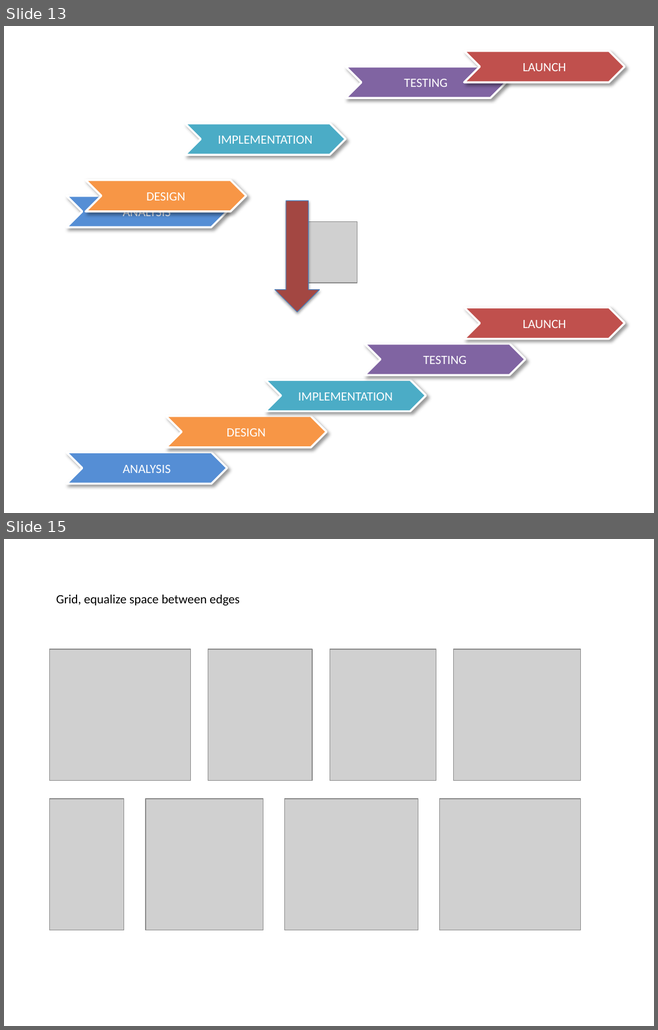
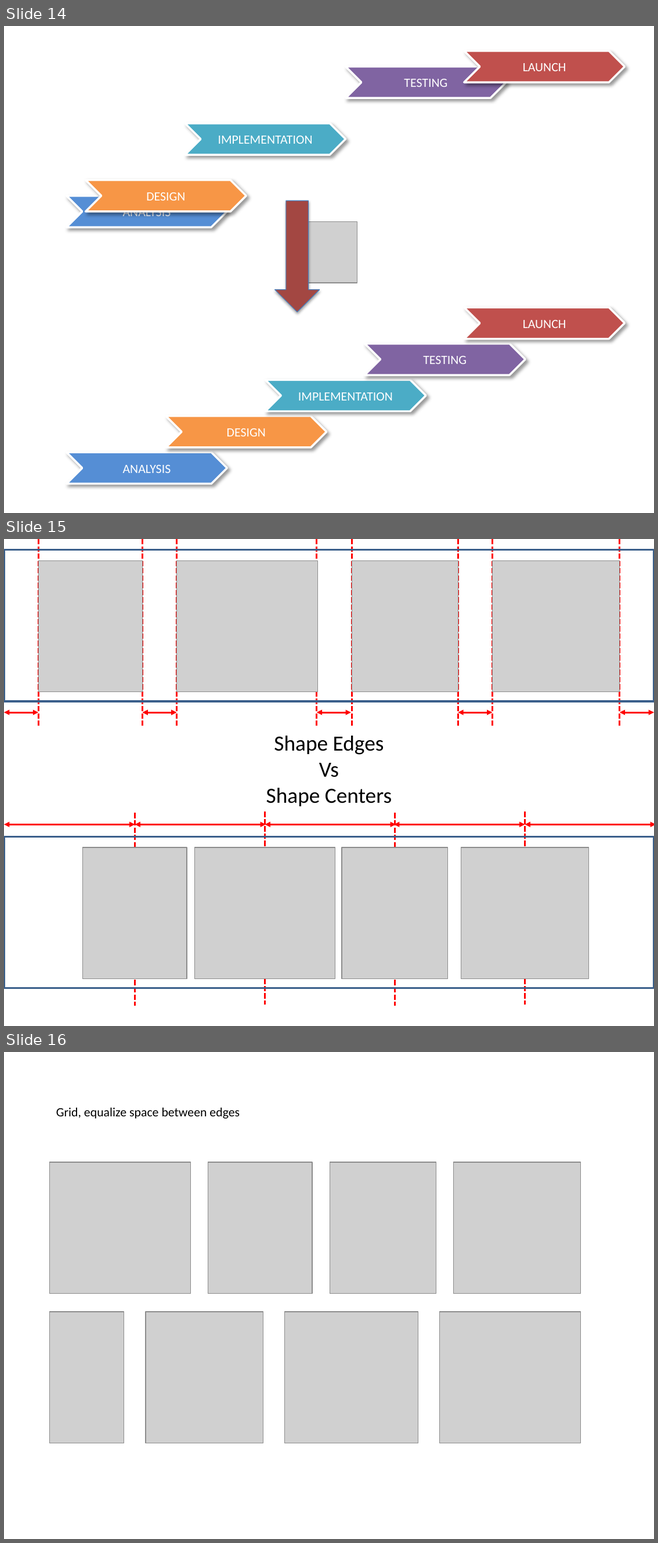
Before and after one commit to PowerPointLabs/PowerPointLabs, a slide deck: doc/Examples-PositionsLab.pptx. Shown one above the other, each under a label of ours: slides 13 and 15 before the commit, slides 14, 15 and 16 after it; the slides between them are not shown. The pictures are 658x1030 and 658x1543 pixels, drawn with LibreOffice and Linux fonts; fonts in the diff are those of the drawing; grey boxes stand for pictures. Boxes give left, top, right and bottom in pixels: in the first picture for what was removed or moved away, otherwise in the second. Text is boxed around its words. In the diff, an @@ line names an element or a change of style, - is before the commit and + after.

```diff
--- a/doc/Examples-PositionsLab.pptx
+++ b/doc/Examples-PositionsLab.pptx
@@ slide 15 added at (4, 539, 654, 1026), background #FFFFFF @@
@@ rectangle added at (4, 550, 654, 701), outline #3A5F8C 2 pt @@
@@ line added from (38, 539) to (38, 727), #FF0000 2 pt dashed @@
@@ line added from (143, 539) to (143, 727), #FF0000 2 pt dashed @@
@@ line added from (177, 539) to (177, 727), #FF0000 2 pt dashed @@
@@ line added from (317, 539) to (317, 727), #FF0000 2 pt dashed @@
@@ line added from (351, 539) to (351, 727), #FF0000 2 pt dashed @@
@@ line added from (458, 539) to (458, 727), #FF0000 2 pt dashed @@
@@ line added from (492, 539) to (492, 727), #FF0000 2 pt dashed @@
@@ line added from (619, 539) to (619, 727), #FF0000 2 pt dashed @@
@@ picture added at (38, 560, 143, 692) @@
@@ picture added at (177, 560, 318, 692) @@
@@ picture added at (351, 560, 458, 692) @@
@@ picture added at (492, 560, 619, 692) @@
@@ double arrow added from (4, 712) to (38, 712), #FF0000 2 pt @@
@@ double arrow added from (143, 712) to (177, 712), #FF0000 2 pt @@
@@ double arrow added from (317, 712) to (351, 712), #FF0000 2 pt @@
@@ double arrow added from (458, 712) to (492, 712), #FF0000 2 pt @@
@@ double arrow added from (619, 712) to (654, 712), #FF0000 2 pt @@
@@ text added at (266, 736, 391, 806), 24 pt, text #000000 @@
+Shape Edges
+Vs
+Shape Centers
@@ line added from (134, 813) to (134, 1006), #FF0000 2 pt dashed @@
@@ line added from (264, 812) to (264, 1005), #FF0000 2 pt dashed @@
@@ line added from (394, 813) to (394, 1006), #FF0000 2 pt dashed @@
@@ line added from (524, 812) to (524, 1005), #FF0000 2 pt dashed @@
@@ double arrow added from (4, 825) to (134, 825), #FF0000 2 pt @@
@@ double arrow added from (134, 825) to (266, 825), #FF0000 2 pt @@
@@ double arrow added from (264, 825) to (396, 825), #FF0000 2 pt @@
@@ double arrow added from (394, 825) to (524, 825), #FF0000 2 pt @@
@@ double arrow added from (524, 825) to (654, 825), #FF0000 2 pt @@
@@ rectangle added at (4, 837, 654, 988), outline #3A5F8C 2 pt @@
@@ picture added at (83, 848, 187, 979) @@
@@ picture added at (194, 848, 335, 979) @@
@@ picture added at (342, 848, 448, 979) @@
@@ picture added at (461, 848, 589, 979) @@
@@ what was slide 13 is now slide 14 @@
@@ what was slide 15 is now slide 16 @@
```
Also in this commit, not shown: 2 other slides added, 1 slide removed, 1 other file.
